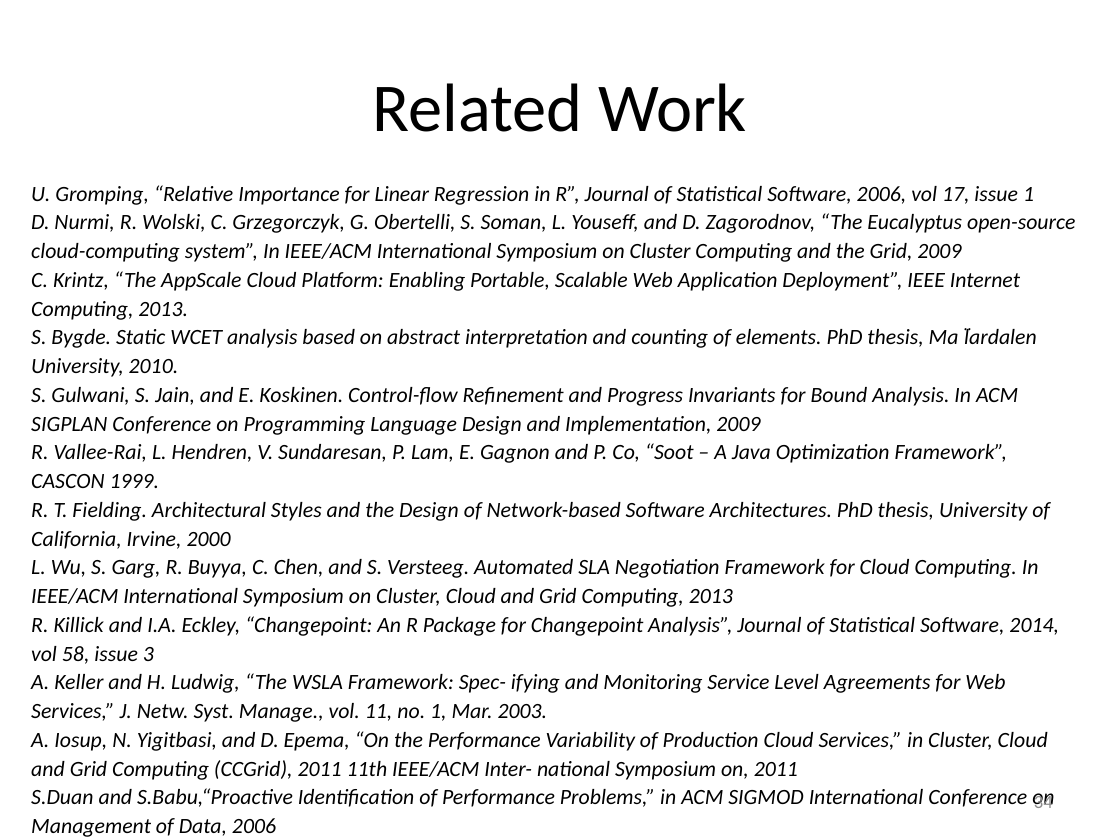
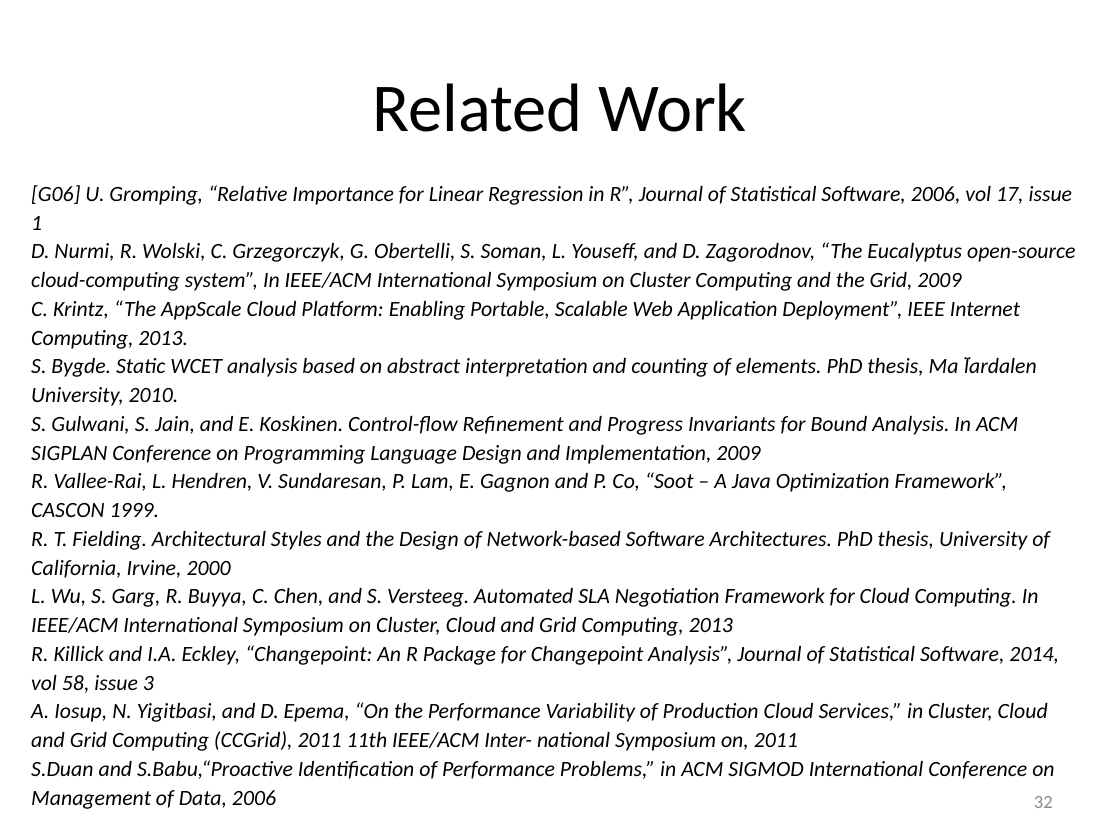
Before and after one commit to Dithn/eager-appscale, a slide deck: slide 32 of Eager/elk-experiment/appserver/system_design.pptx (slide 34 before the commit). Drawn at 1120x840 pixels with LibreOffice and Linux fonts; fonts in the diff are those of the drawing. Boxes give left, top, right and bottom in pixels: in the first picture for what was removed or moved away, otherwise in the second. Text is boxed around its words. In the diff, an @@ line names an element or a change of style, - is before the commit and + after.

```diff
--- a/Eager/elk-experiment/appserver/system_design.pptx
+++ b/Eager/elk-experiment/appserver/system_design.pptx
@@ text at [31, 185, 1073, 230]: text changed @@
-U. Gromping, “Relative Importance for Linear Regression in R”, Journal of Statistical Software, 2006, vol 17, issue 1
+[G06] U. Gromping, “Relative Importance for Linear Regression in R”, Journal of Statistical Software, 2006, vol 17, issue 1
@@ text at [31, 673, 1005, 722]: paragraph removed @@
-A. Keller and H. Ludwig, “The WSLA Framework: Spec- ifying and Monitoring Service Level Agreements for Web Services,” J. Netw. Syst. Manage., vol. 11, no. 1, Mar. 2003.
@@ page number at [1034, 796, 1053, 808]: text changed @@
-34
+32
```
Also in this commit, not shown: 11 other slides changed.
